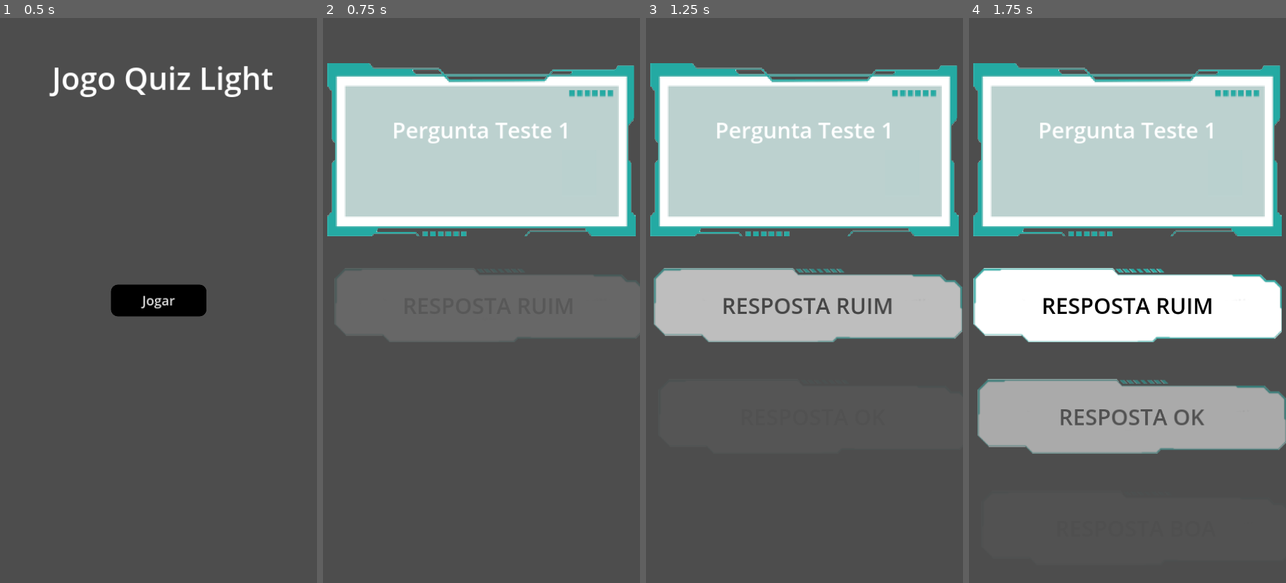
Above: before the commit, frames 1-4 (left to right).
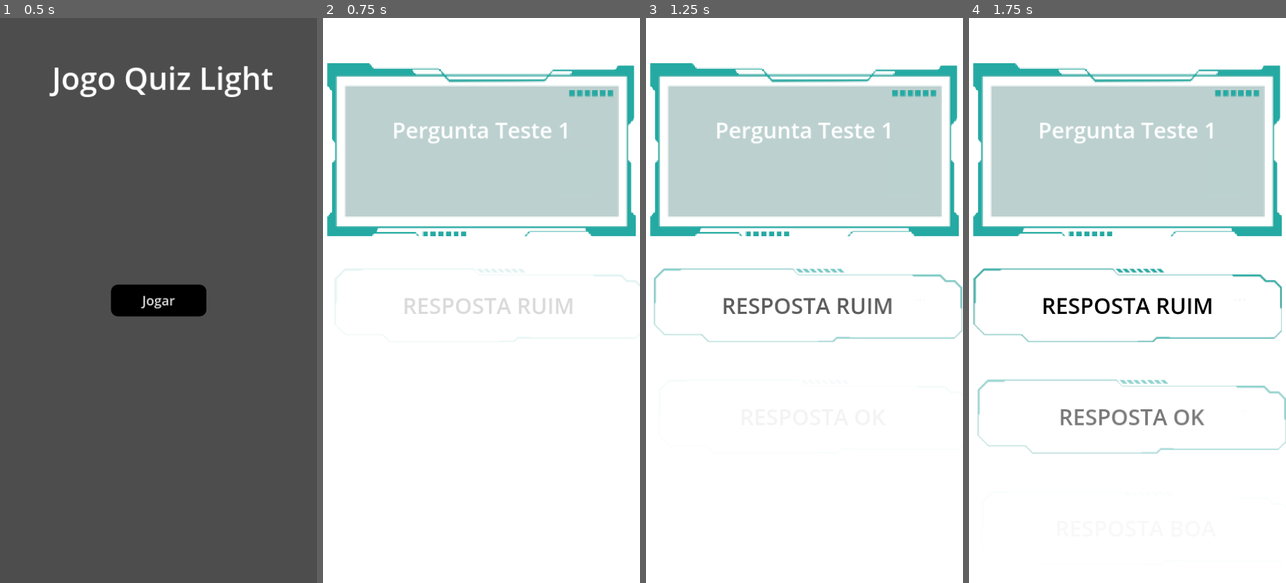
Above: after the commit, the same moments.

Repository: riquerique/Quiz-Light
Game: Godot game, scene res://scenes/menu.tscn
Same seed, same stepped clock (60 frames per second), same inputs: the game is played once before the commit and once after it.
Inputs:
- Up to frame 1 (0.5 s): no input
- Up to frame 2 (0.75 s): click "Jogar" at 0.5 s
- Up to frame 3 (1.25 s): no input
- Up to frame 4 (1.75 s): no input

Frame 1 is identical in both runs. In frame 2, 73% of the frame differs, in the area x 0-100%, y 0-100%; in frame 3, 73%; in frame 4, 62%.

Commit message:
Mudança cor background

Diff:
--- a/scenes/main.tscn
+++ b/scenes/main.tscn
@@ -173,6 +173,13 @@
 quiz = ExtResource("2_tqna5")
 color_correct = Color(0.141176, 0.666667, 0.639216, 1)
 color_wrong = Color(1, 0, 0, 1)
+
+[node name="ColorRect" type="ColorRect" parent="."]
+anchors_preset = 15
+anchor_right = 1.0
+anchor_bottom = 1.0
+grow_horizontal = 2
+grow_vertical = 2
 
 [node name="Content" type="Control" parent="."]
 layout_mode = 3
